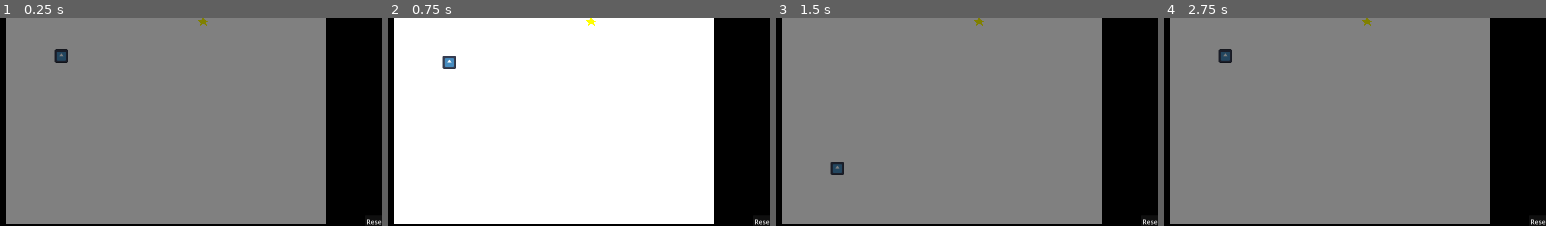
Above: before the commit, frames 1-4 (left to right).
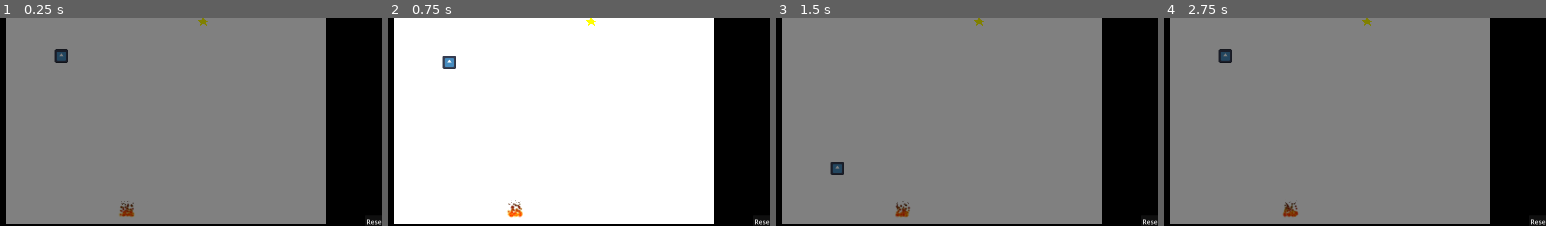
Above: after the commit, the same moments.

Repository: JuanFdS/ggj2026
Game: Godot game, scene res://screens/game_scenes/levels/01_simple_level/nivel.tscn
Two runs of this game, one before a commit and one after it. Both use one fixed random seed, a clock stepped at 60 frames per second and the inputs below. This scene is started directly instead of the project's main scene. The engine's default icon, where the game draws it, is replaced by a stand-in: a white triangle on a blue panel in a dark square.
Inputs:
- Up to frame 1 (0.25 s): no input
- Up to frame 2 (0.75 s): click "Aplicar Máscara" at 0.5 s
- Up to frame 3 (1.5 s): click "Editar Máscara" at 1.25 s
- Up to frame 4 (2.75 s): click "Resetear" at 2 s
The pictures show only the part of the screen within x 0-50%, y 48-98%; the shares and areas given below are measured in that part.

The runs differ from the first frame. In frame 1, 0.2% of the frame differs, in the area x 31-36%, y 87-96%; in frame 2, 0.2%, in the area x 31-36%, y 87-97%; in frame 3, 0.2%; in frame 4, 0.2%.

Commit message:
WIP fuego

Diff:
--- /dev/null
+++ b/scenes/game_elements/fire/Fire.tscn
@@ -0,0 +1,58 @@
+[gd_scene format=3 uid="uid://bfee3ym77dcq"]
+
+[sub_resource type="RectangleShape2D" id="RectangleShape2D_ydwga"]
+size = Vector2(1, 1)
+
+[sub_resource type="RectangleShape2D" id="RectangleShape2D_540mm"]
+size = Vector2(30, 16)
+
+[sub_resource type="Gradient" id="Gradient_540mm"]
+interpolation_mode = 2
+offsets = PackedFloat32Array(0, 0.30726257, 1)
+colors = PackedColorArray(1, 0, 0, 1, 1, 0.42352942, 0, 0.73333335, 1, 1, 0, 0)
+
+[sub_resource type="GradientTexture2D" id="GradientTexture2D_8dau5"]
+gradient = SubResource("Gradient_540mm")
+width = 5
+height = 5
+fill = 1
+fill_from = Vector2(0.5, 0.5)
+
+[sub_resource type="Curve" id="Curve_540mm"]
+_data = [Vector2(0, 0.105145454), 0.0, 0.0, 0, 0, Vector2(0.13768116, 1), 0.0, 0.0, 0, 0, Vector2(0.64009666, 0.75838935), 0.0, 0.0, 0, 0, Vector2(1, 0), 0.0, 0.0, 0, 0]
+point_count = 4
+
+[sub_resource type="Gradient" id="Gradient_8dau5"]
+offsets = PackedFloat32Array(0.3512545, 1)
+colors = PackedColorArray(1, 1, 1, 1, 0, 0, 0, 1)
+
+[sub_resource type="Gradient" id="Gradient_g38vg"]
+offsets = PackedFloat32Array(0.38351256, 0.75268817)
+colors = PackedColorArray(1, 0.38351256, 0, 1, 1, 1, 0, 1)
+
+[node name="Fire" type="Area2D" unique_id=240002621]
+
+[node name="CollisionShape2D" type="CollisionShape2D" parent="." unique_id=1254380064]
+shape = SubResource("RectangleShape2D_ydwga")
+
+[node name="KillZone" type="Area2D" parent="." unique_id=980638087]
+
+[node name="CollisionShape2D" type="CollisionShape2D" parent="KillZone" unique_id=1429369091]
+position = Vector2(0, -8)
+shape = SubResource("RectangleShape2D_540mm")
+
+[node name="CPUParticles2D" type="CPUParticles2D" parent="." unique_id=376539652]
+amount = 80
+texture = SubResource("GradientTexture2D_8dau5")
+lifetime = 0.65
+preprocess = 0.65
+emission_shape = 3
+emission_rect_extents = Vector2(15, 1)
+gravity = Vector2(0, -200)
+angular_velocity_min = -258.46
+angular_velocity_max = 246.15
+scale_amount_min = 1.4
+scale_amount_max = 2.2
+scale_amount_curve = SubResource("Curve_540mm")
+color_ramp = SubResource("Gradient_8dau5")
+color_initial_ramp = SubResource("Gradient_g38vg")
--- a/screens/game_scenes/levels/01_simple_level/nivel.tscn
+++ b/screens/game_scenes/levels/01_simple_level/nivel.tscn
@@ -3,19 +3,20 @@
 [ext_resource type="PackedScene" uid="uid://dxikjpq2durx0" path="res://screens/game_scenes/template_level/template_level.tscn" id="1_leai1"]
 [ext_resource type="PackedScene" uid="uid://wohqnype4xyh" path="res://scenes/game_elements/player/player.tscn" id="2_img7x"]
 [ext_resource type="PackedScene" uid="uid://frcdjlt2d2ad" path="res://scenes/game_elements/goal/goal.tscn" id="3_br4a0"]
+[ext_resource type="PackedScene" uid="uid://bfee3ym77dcq" path="res://scenes/game_elements/fire/Fire.tscn" id="4_br4a0"]
 [ext_resource type="PackedScene" uid="uid://una1tx2kpxxv" path="res://scenes/game_elements/platforms/platform_1.tscn" id="4_urdbu"]
 
-[sub_resource type="ViewportTexture" id="ViewportTexture_img7x"]
+[sub_resource type="ViewportTexture" id="ViewportTexture_br4a0"]
 viewport_path = NodePath("CanvasLayer/SubViewportContainer/MaskSubviewport")
 
-[sub_resource type="ViewportTexture" id="ViewportTexture_br4a0"]
+[sub_resource type="ViewportTexture" id="ViewportTexture_urdbu"]
 viewport_path = NodePath("CanvasLayer2/SubViewportContainer/LayerSubviewport")
 
 [node name="Nivel" unique_id=868727410 instance=ExtResource("1_leai1")]
 mask_size = Vector2i(120, 60)
 
 [node name="Preview" parent="Layer" parent_id_path=PackedInt32Array(105627276) index="3" unique_id=1110395595]
-texture = SubResource("ViewportTexture_img7x")
+texture = SubResource("ViewportTexture_br4a0")
 
 [node name="PreviewMask" parent="Layer" parent_id_path=PackedInt32Array(105627276) index="4" unique_id=2374421]
 mask_size = Vector2i(120, 60)
@@ -23,14 +24,23 @@
 [node name="Player" parent="Layer/GameElements" parent_id_path=PackedInt32Array(645795038) index="0" unique_id=1672557778 instance=ExtResource("2_img7x")]
 position = Vector2(133, 557)
 
-[node name="Goal" parent="Layer/GameElements" parent_id_path=PackedInt32Array(645795038) index="1" unique_id=1003504178 instance=ExtResource("3_br4a0")]
+[node name="Fire" parent="Layer/GameElements" parent_id_path=PackedInt32Array(645795038) index="1" unique_id=240002621 instance=ExtResource("4_br4a0")]
+position = Vector2(290, 940)
+
+[node name="Goal" parent="Layer/GameElements" parent_id_path=PackedInt32Array(645795038) index="2" unique_id=1003504178 instance=ExtResource("3_br4a0")]
 position = Vector2(473, 474)
 
 [node name="LayerPreview" parent="Mask" parent_id_path=PackedInt32Array(384021872) index="1" unique_id=1890886365]
-texture = SubResource("ViewportTexture_br4a0")
+texture = SubResource("ViewportTexture_urdbu")
 
 [node name="MaskSelection" parent="Mask" parent_id_path=PackedInt32Array(384021872) index="3" unique_id=2110519118]
 mask_size = Vector2i(120, 60)
 
 [node name="Platform" parent="Mask/GameElements" parent_id_path=PackedInt32Array(1295757892) index="0" unique_id=121207750 instance=ExtResource("4_urdbu")]
 position = Vector2(476.99994, 552)
+
+[node name="MaskCamera" parent="CanvasLayer/SubViewportContainer/MaskSubviewport" parent_id_path=PackedInt32Array(844272332) index="0" unique_id=2107362031]
+offset = Vector2(1100, 60)
+
+[node name="LayerCamera" parent="CanvasLayer2/SubViewportContainer/LayerSubviewport" parent_id_path=PackedInt32Array(48825315) index="0" unique_id=816684468]
+offset = Vector2(60, 60)
